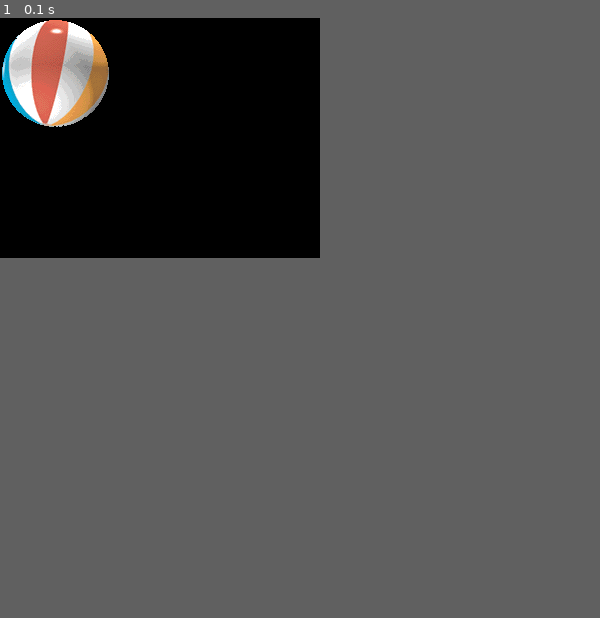
Above: before the commit, frame 1.
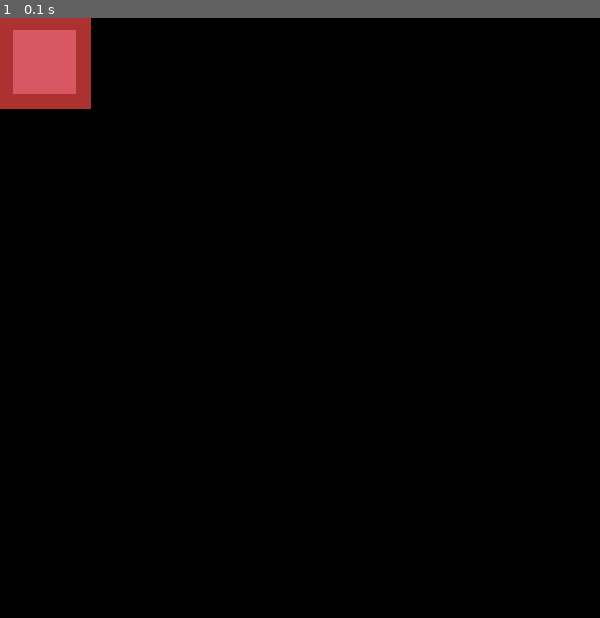
Above: after the commit, the same moment.

Repository: ARKANYOTA/Pygame-Test
Game: pygame game, started from index.py
Same seed, same stepped clock (60 frames per second), same inputs: the game is played once before the commit and once after it.
Inputs:
- Up to frame 1 (0.1 s): no input
In our replay, the window is 320x240 before the commit and 600x600 after it. These sizes can differ from the game's own. Grey fills any space a smaller window leaves; there, only what the larger window draws over its background counts as a difference.

The runs differ from the first frame. In frame 1, 2.6% of the frame differs, in the area x 0-19%, y 0-19%.

Commit message:
redsquare

Diff:
--- a/index.py
+++ b/index.py
@@ -1,13 +1,13 @@
 import sys, pygame
 pygame.init()
 
-size = width, height = 320, 240
+size = width, height = 600, 600
 speed = [2, 2]
 black = 0, 0, 0
 
 screen = pygame.display.set_mode(size)
 
-ball = pygame.image.load("intro_ball.gif")
+ball = pygame.image.load("redsquare.png")
 ballrect = ball.get_rect()
 
 while 1:
Binary file added: redsquare.png
